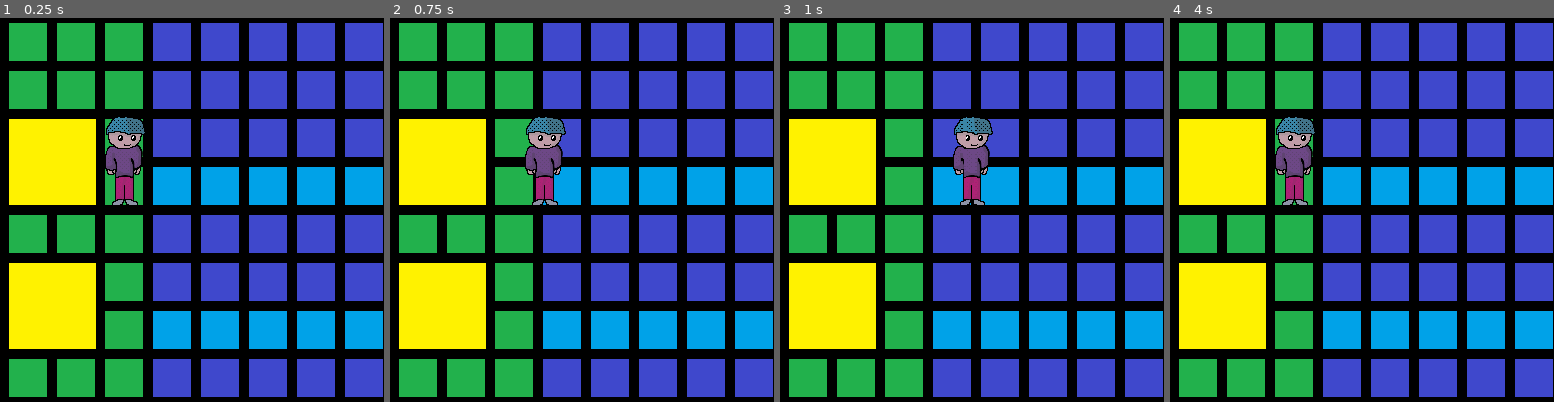
Above: before the commit, frames 1-4 (left to right).
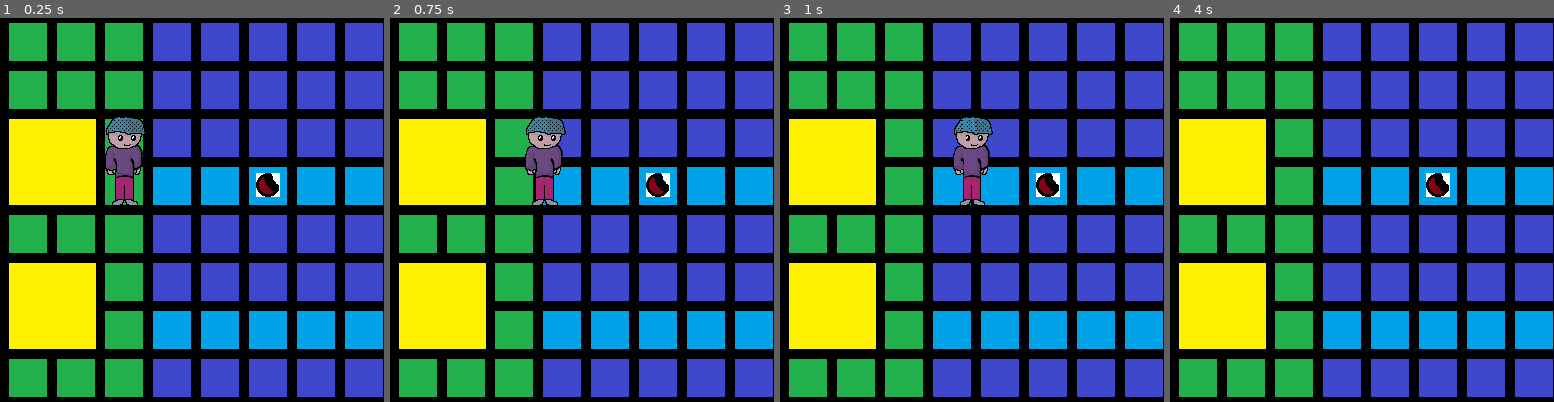
Above: after the commit, the same moments.

Repository: CamComDuck/TapTheDucks
Game: Godot game, scene res://level/level.tscn
The game is run twice, just before and just after one commit, with the same random seed, the same clock (stepped at 60 frames per second) and the same inputs.
Inputs:
- Up to frame 1 (0.25 s): no input
- Up to frame 2 (0.75 s): tap Enter at 0.5 s; hold D (interact_right) from 0.53 s (still down)
- Up to frame 3 (1 s): keep holding D (interact_right)
- Up to frame 4 (4 s): release D (interact_right) at 1.28 s; hold S (move_down) 1.28-2.03 s; tap Space at 2 s; hold D (interact_right) 2.03-2.78 s; hold W (move_up) 2.78-3.53 s; tap Enter at 3.5 s; hold A (interact_left) from 3.53 s (still down)
The pictures show only the part of the screen within x 6-56%, y 0-50%; the shares and areas given below are measured in that part.

The runs differ from the first frame. In frame 1, 0.4% of the frame differs, in the area x 66-73%, y 40-47%; in frame 2, 0.4%; in frame 3, 0.4%; in frame 4, 2.1%, in the area x 27-73%, y 25-49%.

Commit message:
Add whole fruit spawning and eaten fruit collision with player

Diff:
--- a/project/duck/duck.tscn
+++ b/project/duck/duck.tscn
@@ -281,6 +281,8 @@
 }]
 
 [node name="Duck" type="CharacterBody2D"]
+z_index = 7
+z_as_relative = false
 collision_mask = 60
 motion_mode = 1
 script = ExtResource("1_edn5t")
--- /dev/null
+++ b/project/fruit/fruit_eaten.gd
@@ -0,0 +1,7 @@
+class_name FruitEaten
+extends Area2D
+
+
+func _on_body_entered(body: Node) -> void:
+	if body is Player:
+		queue_free()
--- a/project/fruit/fruit_eaten.tscn
+++ b/project/fruit/fruit_eaten.tscn
@@ -1,5 +1,22 @@
-[gd_scene format=3 uid="uid://c7poxqlkquslw"]
+[gd_scene load_steps=4 format=3 uid="uid://c7poxqlkquslw"]
 
-[node name="FruitEaten" type="RigidBody2D"]
+[ext_resource type="Texture2D" uid="uid://tmol3aehe6c" path="res://fruit/fruit_eaten.png" id="1_8umyb"]
+[ext_resource type="Script" path="res://fruit/fruit_eaten.gd" id="1_fclcl"]
+
+[sub_resource type="CircleShape2D" id="CircleShape2D_4jh8m"]
+radius = 12.0
+
+[node name="FruitEaten" type="Area2D"]
+z_index = 9
+z_as_relative = false
 collision_layer = 8
 collision_mask = 50
+script = ExtResource("1_fclcl")
+
+[node name="Sprite2D" type="Sprite2D" parent="."]
+texture = ExtResource("1_8umyb")
+
+[node name="CollisionShape2D" type="CollisionShape2D" parent="."]
+shape = SubResource("CircleShape2D_4jh8m")
+
+[connection signal="body_entered" from="." to="." method="_on_body_entered"]
--- /dev/null
+++ b/project/fruit/fruit_whole.gd
@@ -0,0 +1,2 @@
+class_name FruitWhole
+extends Area2D
--- a/project/fruit/fruit_whole.tscn
+++ b/project/fruit/fruit_whole.tscn
@@ -1,5 +1,21 @@
-[gd_scene format=3 uid="uid://b6ij25dlry14y"]
+[gd_scene load_steps=4 format=3 uid="uid://b6ij25dlry14y"]
 
-[node name="FruitWhole" type="RigidBody2D"]
+[ext_resource type="Script" path="res://fruit/fruit_whole.gd" id="1_7hst7"]
+[ext_resource type="Texture2D" uid="uid://cvkbvvy3tygxa" path="res://fruit/fruit_whole.png" id="1_x28de"]
+
+[sub_resource type="CircleShape2D" id="CircleShape2D_6bfmg"]
+radius = 12.0
+
+[node name="FruitWhole" type="Area2D"]
+z_index = 10
+z_as_relative = false
 collision_layer = 4
 collision_mask = 49
+script = ExtResource("1_7hst7")
+
+[node name="CollisionShape2D" type="CollisionShape2D" parent="."]
+z_index = 1
+shape = SubResource("CircleShape2D_6bfmg")
+
+[node name="Sprite2D" type="Sprite2D" parent="."]
+texture = ExtResource("1_x28de")
--- a/project/level/level.gd
+++ b/project/level/level.gd
@@ -2,6 +2,7 @@
 
 var _player_positions : Array[Marker2D] = []
 var _duck_positions : Array[Marker2D] = []
+var _player_current_lane : int
 
 var _duck_spawn_min_sec := 2
 var _duck_spawn_max_sec := 4
@@ -12,6 +13,8 @@
 var _percent_chance_basic_duck := 40
 var _percent_chance_fast_duck := 30
 var _percent_chance_hungry_duck := 20
+
+var _can_pick_fruit := true
 
 @onready var player_position_1 : Marker2D = $PlayerPosition1
 @onready var player_position_2 : Marker2D = $PlayerPosition2
@@ -43,6 +46,20 @@
 	duck_spawn_timer.start()
 
 
+func _physics_process(_delta: float) -> void:
+	if Input.is_action_just_pressed("interact_left") and _can_pick_fruit and not (Input.is_action_pressed("interact_right") or Input.is_action_pressed("move_down") or Input.is_action_pressed("move_up")):
+		_can_pick_fruit = false
+		player.play_animation("fruit_pick")
+
+		await player.animation_finished
+
+		var fruit_whole : FruitWhole = load("res://fruit/fruit_whole.tscn").instantiate()
+		get_parent().add_child.call_deferred(fruit_whole)
+		fruit_whole.global_position.x = _player_positions[_player_current_lane].global_position.x
+		fruit_whole.global_position.y = _player_positions[_player_current_lane].global_position.y + 24
+		_can_pick_fruit = true
+
+
 func _spawn_duck() -> void:
 	var new_duck_lane := randi_range(0, 3)
 	var new_duck : Duck = load("res://duck/duck.tscn").instantiate()
@@ -66,8 +83,9 @@
 
 
 func _on_player_lane_changed(new_lane: int) -> void:
+	_player_current_lane = new_lane - 1
 	var tween = get_tree().create_tween()
-	tween.tween_property(player, "global_position",_player_positions[new_lane - 1].global_position, 0.1).set_ease(Tween.EASE_OUT)
+	tween.tween_property(player, "global_position",_player_positions[_player_current_lane].global_position, 0.1).set_ease(Tween.EASE_OUT)
 
 
 func _on_lane_barrier_left_body_entered(body: Node2D) -> void:
--- a/project/level/level.tscn
+++ b/project/level/level.tscn
@@ -1,8 +1,9 @@
-[gd_scene load_steps=13 format=4 uid="uid://cn0j1vav3mt3r"]
+[gd_scene load_steps=14 format=4 uid="uid://cn0j1vav3mt3r"]
 
 [ext_resource type="Script" path="res://level/level.gd" id="1_b81hx"]
 [ext_resource type="PackedScene" uid="uid://3f2ol0bm2jjt" path="res://player/player.tscn" id="2_8qaat"]
 [ext_resource type="Texture2D" uid="uid://b7cyuhh3yfsl2" path="res://level/tile_tree.png" id="6_icae1"]
+[ext_resource type="PackedScene" uid="uid://c7poxqlkquslw" path="res://fruit/fruit_eaten.tscn" id="7_4iyir"]
 [ext_resource type="Texture2D" uid="uid://bvakkjbee7smd" path="res://level/tile_grass.png" id="132_fy1u2"]
 [ext_resource type="Texture2D" uid="uid://56s1vk0qlcyq" path="res://level/tile_lane.png" id="133_cvyhl"]
 [ext_resource type="Texture2D" uid="uid://cybc8qg1ljdrf" path="res://level/tile_water.png" id="134_c3fog"]
@@ -102,6 +103,9 @@
 tile_map_data = PackedByteArray("AAAGAAAAAgAAAAAAAAAHAAAAAgAAAAAAAAAIAAAAAgAAAAAAAAAJAAAAAgAAAAAAAAAKAAAAAgAAAAAAAAALAA …(4016 unchanged characters)…
 tile_set = SubResource("TileSet_hpvpu")
 
+[node name="FruitEaten" parent="." instance=ExtResource("7_4iyir")]
+position = Vector2(312, 167)
+
 [connection signal="lane_changed" from="Player" to="." method="_on_player_lane_changed"]
 [connection signal="body_entered" from="LaneBarrierLeft" to="." method="_on_lane_barrier_left_body_entered"]
 [connection signal="body_entered" from="LaneBarrierRight" to="." method="_on_lane_barrier_right_body_entered"]
--- a/project/player/player.gd
+++ b/project/player/player.gd
@@ -2,10 +2,12 @@
 extends CharacterBody2D
 
 signal lane_changed (new_lane : int)
+signal animation_finished
 
 var _lane := 1
 
 @onready var player_move: AudioStreamPlayer = $PlayerMove
+@onready var sprite_2d: AnimatedSprite2D = $Sprite2D
 
 func _physics_process(_delta: float) -> void:
 
@@ -29,3 +31,10 @@
 
 	elif Input.is_action_just_released("interact_right"):
 		lane_changed.emit(_lane)
+
+
+func play_animation(animation : String) -> void:
+	sprite_2d.play(animation)
+	await sprite_2d.animation_finished
+	animation_finished.emit()
+	sprite_2d.play("default")
--- a/project/player/player.tscn
+++ b/project/player/player.tscn
@@ -8,8 +8,42 @@
 radius = 19.0
 height = 92.0
 
+[sub_resource type="SpriteFrames" id="SpriteFrames_c63i7"]
+animations = [{
+"frames": [{
+"duration": 1.0,
+"texture": ExtResource("3_jdyp4")
+}],
+"loop": true,
+"name": &"default",
+"speed": 5.0
+}, {
+"frames": [{
+"duration": 1.0,
+"texture": ExtResource("3_jdyp4")
+}, {
+"duration": 1.0,
+"texture": null
+}, {
+"duration": 1.0,
+"texture": null
+}, {
+"duration": 1.0,
+"texture": null
+}, {
+"duration": 1.0,
+"texture": null
+}, {
+"duration": 1.0,
+"texture": null
+}],
+"loop": false,
+"name": &"fruit_pick",
+"speed": 5.0
+}]
+
 [node name="Player" type="CharacterBody2D"]
-z_index = 10
+z_index = 8
 z_as_relative = false
 collision_layer = 2
 collision_mask = 44
@@ -22,5 +56,7 @@
 stream = ExtResource("3_w6sla")
 volume_db = -5.0
 
-[node name="Sprite2D" type="Sprite2D" parent="."]
-texture = ExtResource("3_jdyp4")
+[node name="Sprite2D" type="AnimatedSprite2D" parent="."]
+sprite_frames = SubResource("SpriteFrames_c63i7")
+animation = &"fruit_pick"
+autoplay = "default"
Binary file added: project/fruit/fruit_eaten.png
Not shown, added: project/fruit/fruit_eaten.png.import
Binary file added: project/fruit/fruit_whole.png
Not shown, added: project/fruit/fruit_whole.png.import
Not shown: 1 places in project/player/player.tscn that only renumber resources
Not shown, changed: README.md
